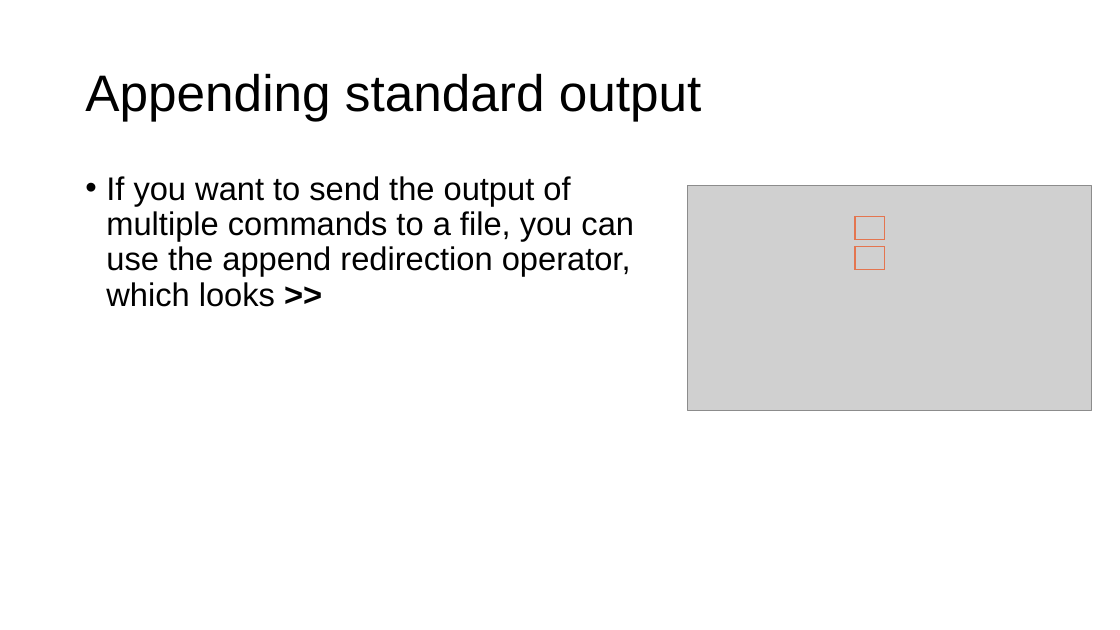
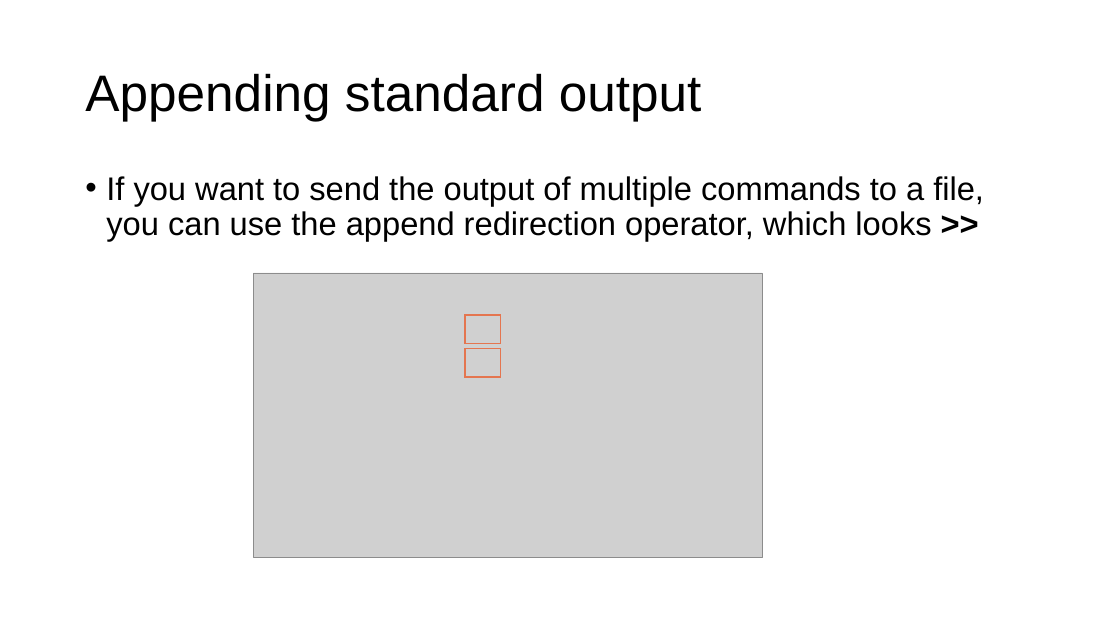
Before and after one commit to parrt/msds692, a slide deck: slide 9 of notes/streams.pptx. Drawn at 1120x630 pixels with LibreOffice and Linux fonts; fonts in the diff are those of the drawing; grey boxes stand for pictures; background and template pictures are left out. Boxes give left, top, right and bottom in pixels: in the first picture for what was removed or moved away, otherwise in the second. Text is boxed around its words. In the diff, an @@ line names an element or a change of style, - is before the commit and + after.

```diff
--- a/notes/streams.pptx
+++ b/notes/streams.pptx
@@ text "If you want to send ..." rewrapped from [106,176,634,307] to [106,176,984,241] @@
@@ picture: place and size @@
-picture at [688,186,1091,411]
+picture at [254,273,763,557]
@@ rectangle: place and size @@
-rectangle at [855,217,886,239]
+rectangle at [465,315,501,344]
@@ rectangle: place and size @@
-rectangle at [855,247,886,270]
+rectangle at [465,349,501,377]
```
Also in this commit, not shown: 1 other slide changed, 2 other files.
